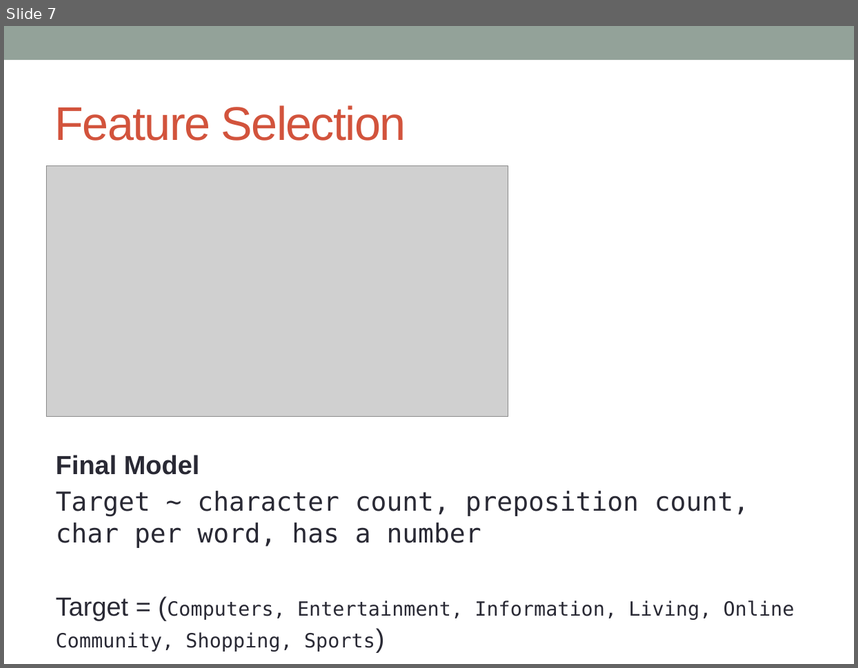
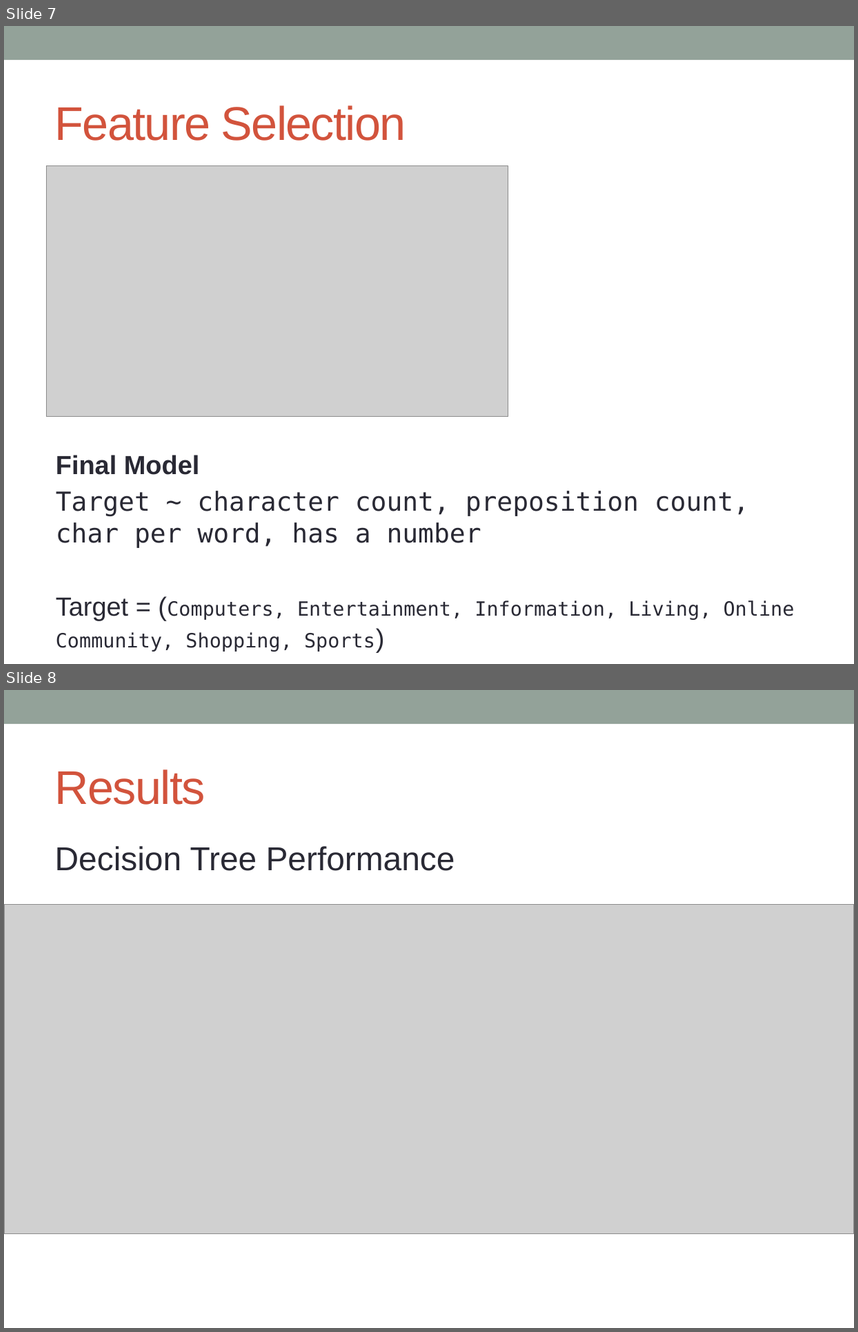
Before and after one commit to jcbain/web_query_classification, a slide deck: presentation.pptx. Shown one above the other, each under a label of ours: slide 7 before the commit, slides 7 and 8 after it. The pictures are 858x668 and 858x1332 pixels, drawn with LibreOffice and Linux fonts; fonts in the diff are those of the drawing; grey boxes stand for pictures. Boxes give left, top, right and bottom in pixels: in the first picture for what was removed or moved away, otherwise in the second. Text is boxed around its words. In the diff, an @@ line names an element or a change of style, - is before the commit and + after.

```diff
--- a/presentation.pptx
+++ b/presentation.pptx
@@ slide 8 added at (4, 690, 854, 1328), background #FFFFFF; not listed: 1 template element that a slide beside it also shows @@
@@ title added at (55, 769, 205, 805), 40 pt, text #D2533C @@
+Results
@@ text added at (55, 846, 455, 871), 28 pt, text #292934 @@
+Decision Tree Performance
@@ picture added at (4, 904, 854, 1233) @@
```
Also in this commit, not shown: 1 slide changed, 1 other slide added, 2 other files.
